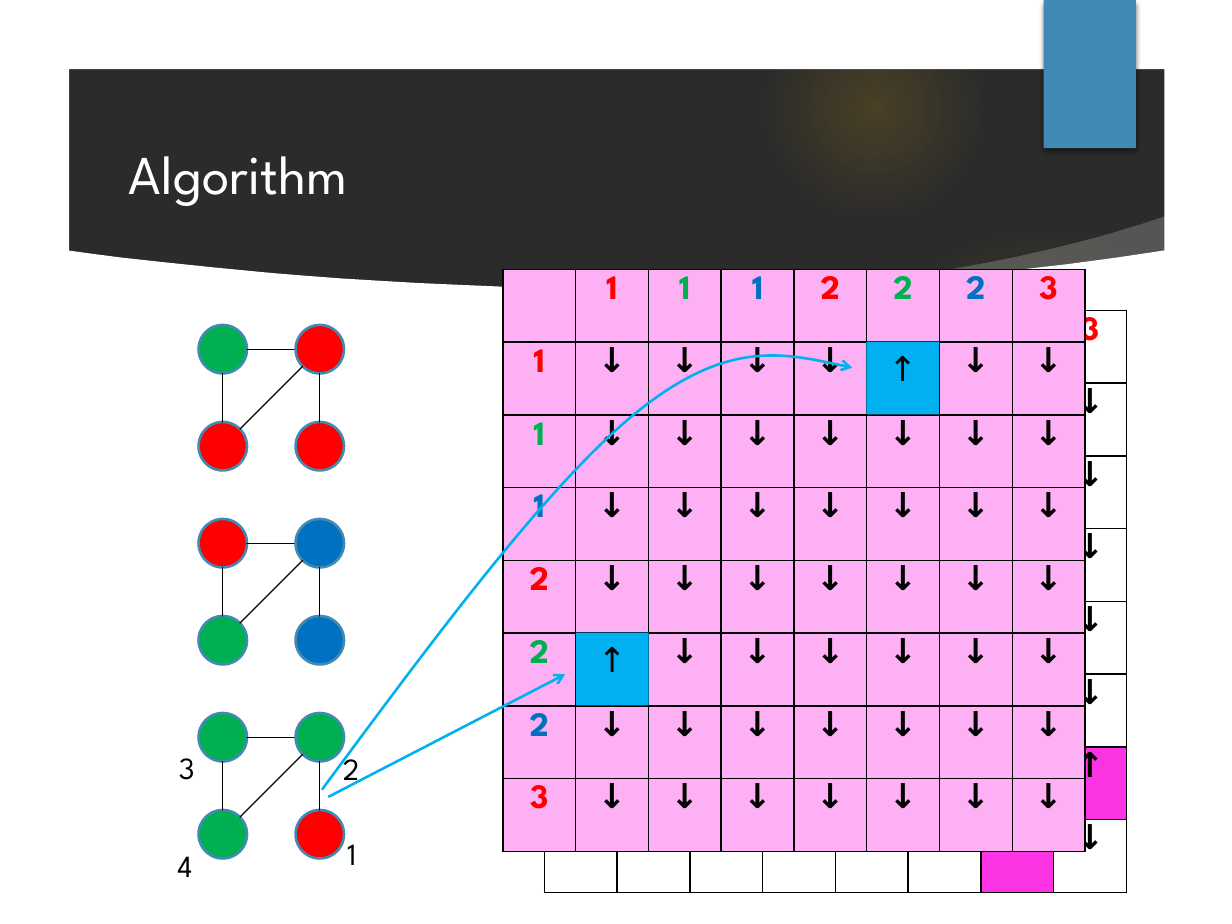
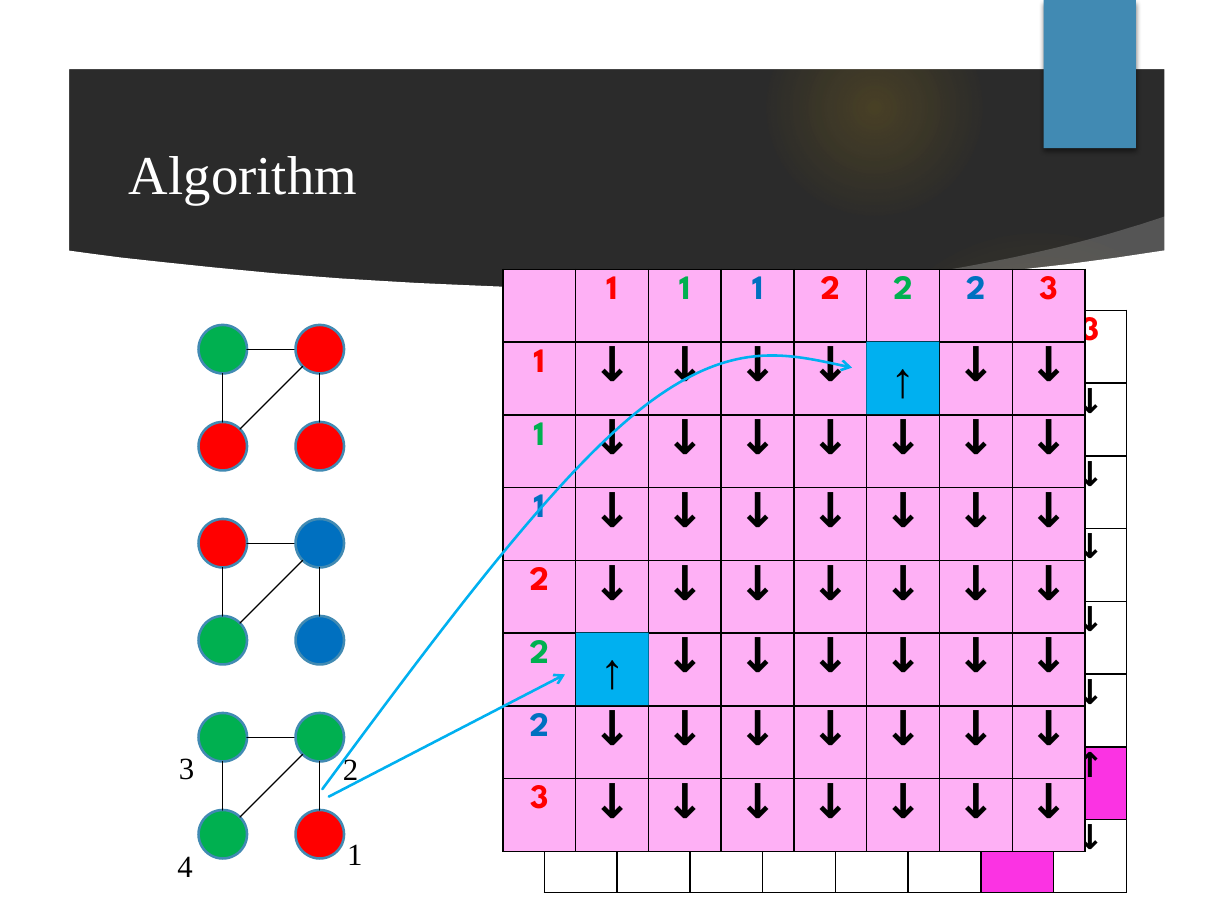
Before and after one commit to Masukane/slides, a slide deck: slide 9 of masukaneICIIC2018.pptm. Drawn at 1232x924 pixels with LibreOffice and Linux fonts; fonts in the diff are those of the drawing; background and template pictures are left out; a plain dark background stands for a picture behind light text. Boxes give left, top, right and bottom in pixels: in the first picture for what was removed or moved away, otherwise in the second. Text is boxed around its words. In the diff, an @@ line names an element or a change of style, - is before the commit and + after.

```diff
--- a/masukaneICIIC2018.pptm
+++ b/masukaneICIIC2018.pptm
@@ table at box(503, 270, 1084, 851) @@
@@ size 20 to 28 pt in "↓", "↓", "↓", "↓" and 45 more places @@
@@ rectangle "↑" at box(866, 341, 939, 414): size 20 to 29 pt, font League Spartan to Times New Roman @@
@@ rectangle "↑" at box(575, 633, 648, 706): size 20 to 29 pt, font League Spartan to Times New Roman @@
@@ font League Spartan to Times New Roman in 4 elements at box(129, 156, 357, 205), box(179, 758, 194, 780), box(343, 756, 358, 786), box(347, 844, 362, 865) @@
```
Also in this commit, not shown: 12 other slides changed.
